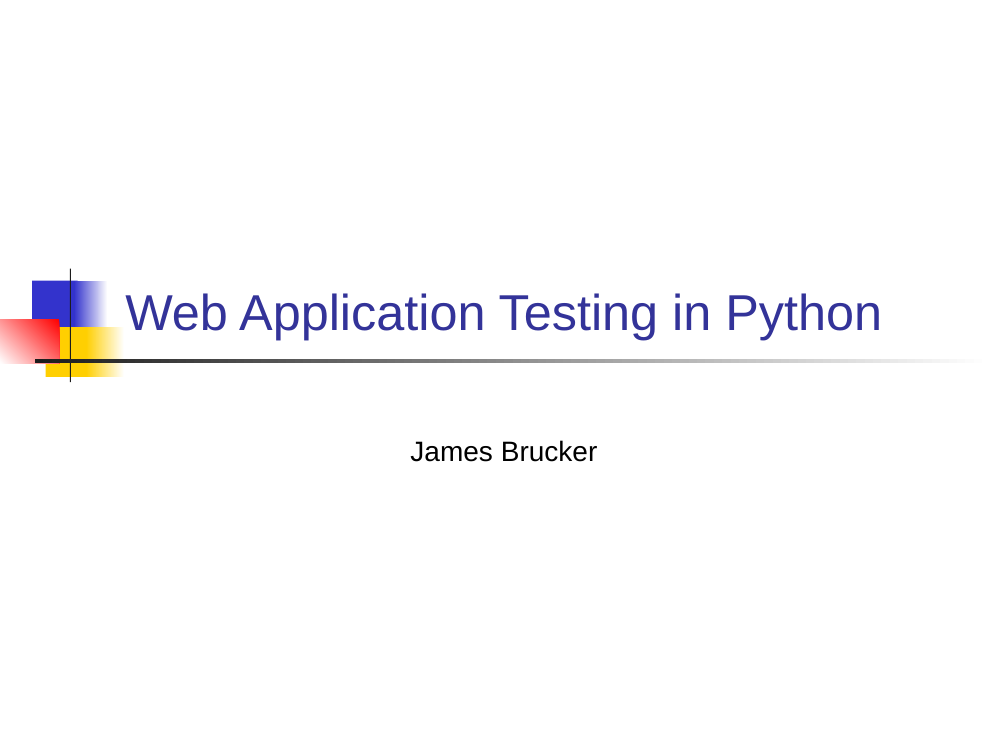
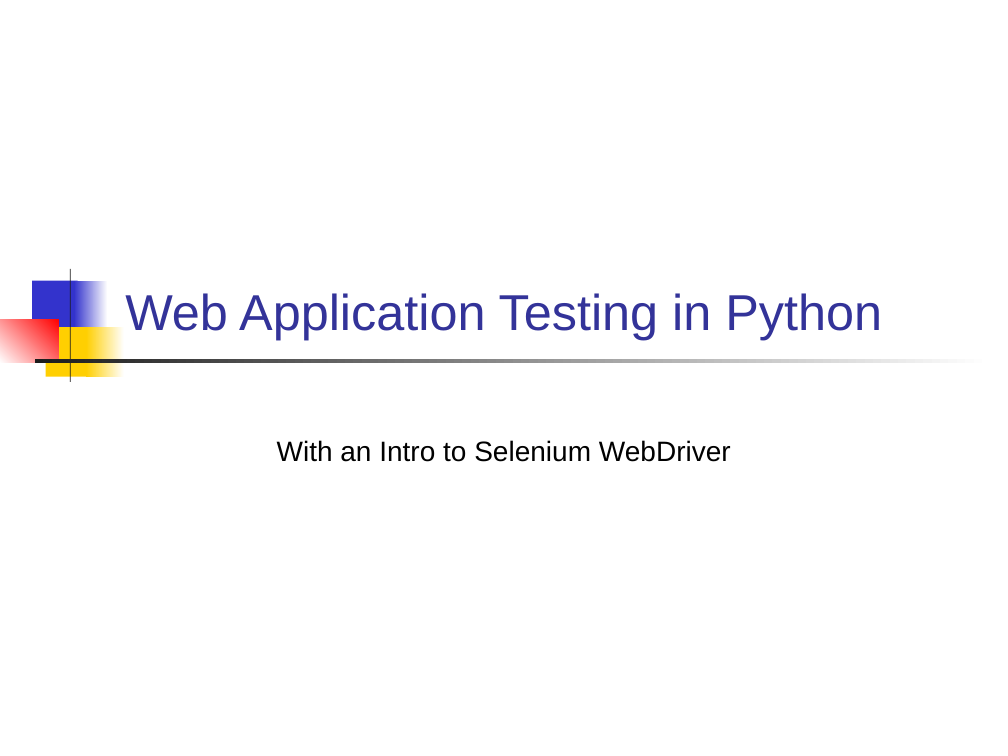
Before and after one commit to cpske/ISP, a slide deck: slide 1 of testing/WebTesting.ppt. Drawn at 1008x756 pixels with LibreOffice and Linux fonts; fonts in the diff are those of the drawing. Boxes give left, top, right and bottom in pixels: in the first picture for what was removed or moved away, otherwise in the second. Text is boxed around its words. In the diff, an @@ line names an element or a change of style, - is before the commit and + after.

```diff
--- a/testing/WebTesting.ppt
+++ b/testing/WebTesting.ppt
@@ subtitle at [277,440,731,462]: text changed @@
-James Brucker
+With an Intro to Selenium WebDriver
```
Also in this commit, not shown: 12 other slides changed, 2 slides added, 5 other files.
